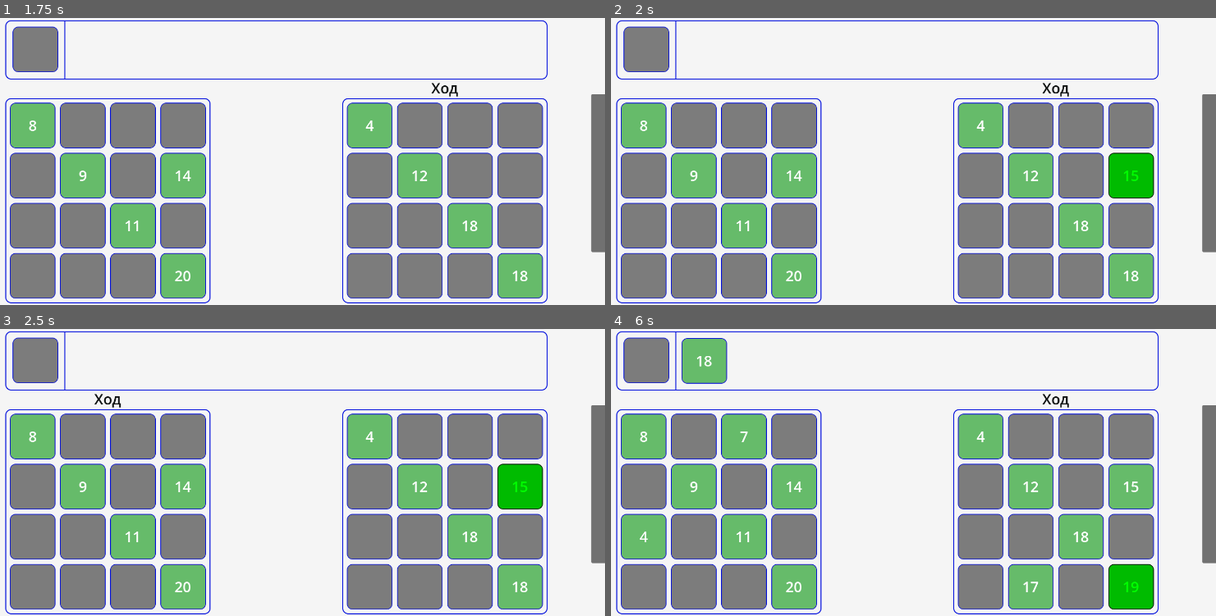
Above: before the commit, frames 1-4 (two rows, left to right).
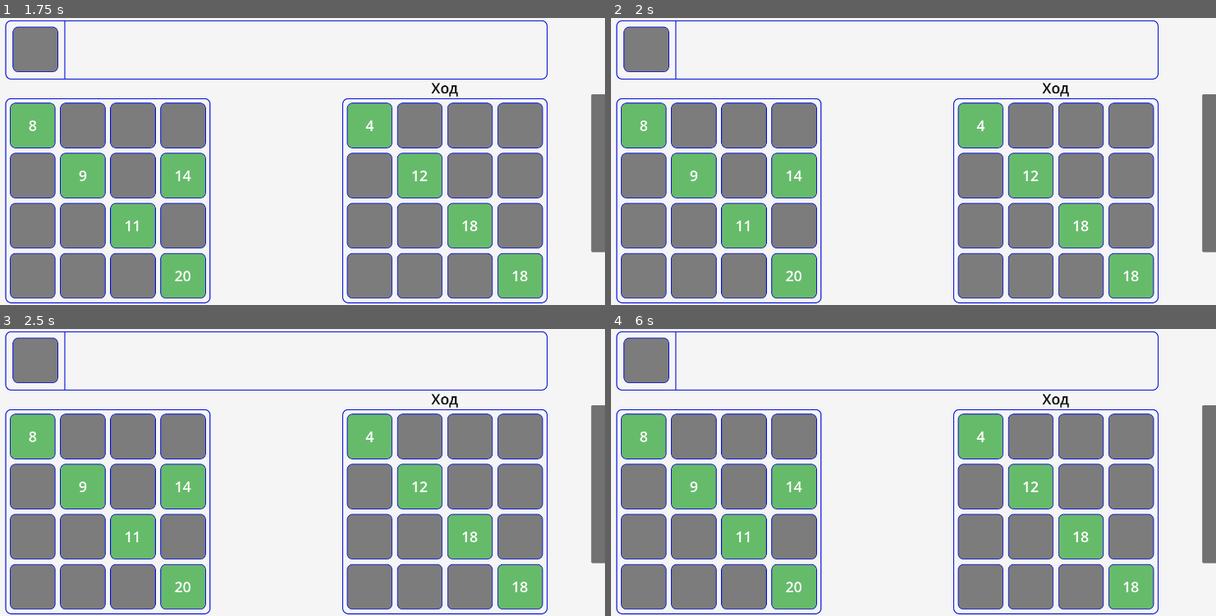
Above: after the commit, the same moments.

Repository: Rinkton/lucky-numbers-godot
Game: Godot game, scene res://game.tscn
Same seed, same stepped clock (60 frames per second), same inputs: the game is played once before the commit and once after it.
Inputs (mouse positions are in pixels of both pictures, inside the frame that each line leads up to):
- Up to frame 1 (1.75 s): tap Enter at 0.5 s; move the mouse to (423, 147) at 0.52 s; click (423, 147) at 0.67 s; move the mouse to (145, 175) at 1.27 s; click (145, 175) at 1.42 s
- Up to frame 2 (2 s): no input
- Up to frame 3 (2.5 s): move the mouse to (344, 409) at 2.02 s; click (344, 409) at 2.17 s
- Up to frame 4 (6 s): move the mouse to (853, 529) at 2.77 s; click (853, 529) at 2.92 s; tap Space at 3.5 s; move the mouse to (1082, 515) at 3.52 s; click (1082, 515) at 3.67 s; move the mouse to (689, 429) at 4.27 s; click (689, 429) at 4.42 s; move the mouse to (919, 472) at 5.02 s; click (919, 472) at 5.17 s; move the mouse to (786, 400) at 5.77 s; click (786, 400) at 5.92 s

Frame 1 is identical in both runs. In frame 2, 1.2% of the frame differs, in the area x 82-90%, y 46-63%; in frame 3, 1.4%; in frame 4, 6.8%, in the area x 1-90%, y 3-98%.

Commit message:
Made it work with removing irreplacability_koef and adding unblocking gaps rewards, removed redundant commented code

Diff:
--- a/lucky-numbers/game.gd
+++ b/lucky-numbers/game.gd
@@ -12,7 +12,7 @@
 
 
 func _ready():
-	players = [AiPlayer.new(), AiPlayer.new()]
+	players = [AiPlayer.new(), HumanPlayer.new()]
 	cur_player = players[0]
 	$Field.set_up_start_diagonal()
 	$Field.player = players[0]
@@ -36,9 +36,8 @@
 		cur_player.turn()
 
 
-# for generation specifically
-func end_of_game(who_won: AiPlayer):
-	if who_won:
+func end_of_game(who_won):
+	if who_won and who_won is AiPlayer:
 		who_won.victory_count += 1
 	reload_scene()
 
--- a/lucky-numbers/player/ai_player.gd
+++ b/lucky-numbers/player/ai_player.gd
@@ -69,15 +69,15 @@
 	return {"cell": best_cell, "worth": best_flexibility}
 
 
-func _get_flexibility(empty: bool, field: Field):
-	var flexibility := 0
-	for y in range(FIELD_SIZE):
-		for x in range(FIELD_SIZE):
-			var cell = field.get_cell(x, y)
-			if cell.is_there_clover() == not empty:
-				var cell_flexibility = _get_cell_flexibility(cell)
-				flexibility += cell_flexibility
-	return flexibility
+#func _get_flexibility(empty: bool, field: Field):
+#	var flexibility := 0
+#	for y in range(FIELD_SIZE):
+#		for x in range(FIELD_SIZE):
+#			var cell = field.get_cell(x, y)
+#			if cell.is_there_clover() == not empty:
+#				var cell_flexibility = _get_cell_flexibility(cell)
+#				flexibility += cell_flexibility
+#	return flexibility
 
 
 func _get_clover_pile_flexibility(field: Field):
@@ -99,8 +99,15 @@
 							if xx == x and yy == y:
 								continue
 							var cell = field.get_cell(xx, yy)
+							var before_cell_flexibility = _get_cell_flexibility(cell)
 							var cell_flexibility = _get_cell_flexibility(cell, Vector3i(x, y, i))
-							clover_flexibility += cell_flexibility
+							# high reward for unblocking critical situations
+							if before_cell_flexibility == 0 and cell_flexibility > 0:
+								clover_flexibility += data.unblocking_0_gap
+							elif before_cell_flexibility == 1 and cell_flexibility > 1:
+								clover_flexibility += data.unblocking_1_gap
+							else:
+								clover_flexibility += cell_flexibility
 				var cell = field.get_cell(x, y)
 
 				# Для мотивации поставить новый клевер
@@ -115,25 +122,11 @@
 				if not cell.is_there_clover():
 					final_clover_flexibility *= data.new_clover_mult
 
-				if cell.is_there_clover():
-					var this_cell_flexibility =  _get_cell_flexibility(cell)
-					if this_cell_flexibility != 0:
-						var irreplacability = (1 / this_cell_flexibility) * data.irreplacability_coef
-						motivation += irreplacability
-
 				# Во, терь точно не будет ставить куда нельзя ставить
 				if not my_field.get_is_this_clover_on_this_cell_acceptable(
 				clover_free, cell):
 					final_clover_flexibility = -1
 				clover_free.queue_free()
-
-				#if not (i in all_moves):
-				#	all_moves[i] = []
-				#all_moves[i].append({
-				#	"x": x,
-				#	"y": y,
-				#	"flex": str(final_clover_flexibility) + " - \n" + str(int(motivation)),
-				#})
 
 				if best_moves[i]["flex"] < final_clover_flexibility:
 					best_moves[i] = {
--- a/lucky-numbers/player/ai_player_data.gd
+++ b/lucky-numbers/player/ai_player_data.gd
@@ -6,9 +6,10 @@
 @export var estimate_position_quiality_coef: float = 10
 @export var new_clover_mult: float = 1.2
 @export var left_up_corner_coef: float = 100
-@export var irreplacability_coef: float = 100
 # Если больше 1, то знач считает, что определённость лучше среднестатистической выгоды
 @export var face_up_coef: float = 1
+@export var unblocking_0_gap = 10
+@export var unblocking_1_gap = 4
 
 
 func randomize_genes():
@@ -17,10 +18,8 @@
 	new_clover_mult = 1 + randf()
 	left_up_corner_coef += randi_range(
 		-left_up_corner_coef/2, left_up_corner_coef/2)
-	irreplacability_coef += randi_range(
-		-irreplacability_coef/2, irreplacability_coef/2)
 
 
 static func get_gene_names():
 	return ["estimate_position_quiality_coef",
-	"new_clover_mult", "left_up_corner_coef", "irreplacability_coef"]
+	"new_clover_mult", "left_up_corner_coef"]
